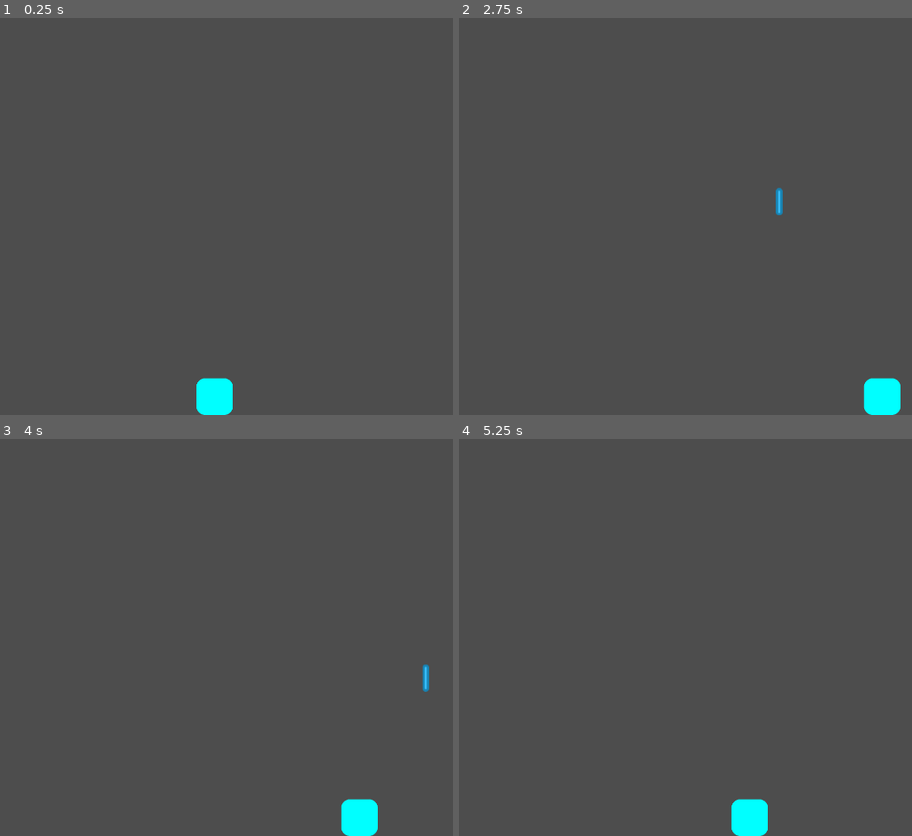
Above: before the commit, frames 1-4 (two rows, left to right).
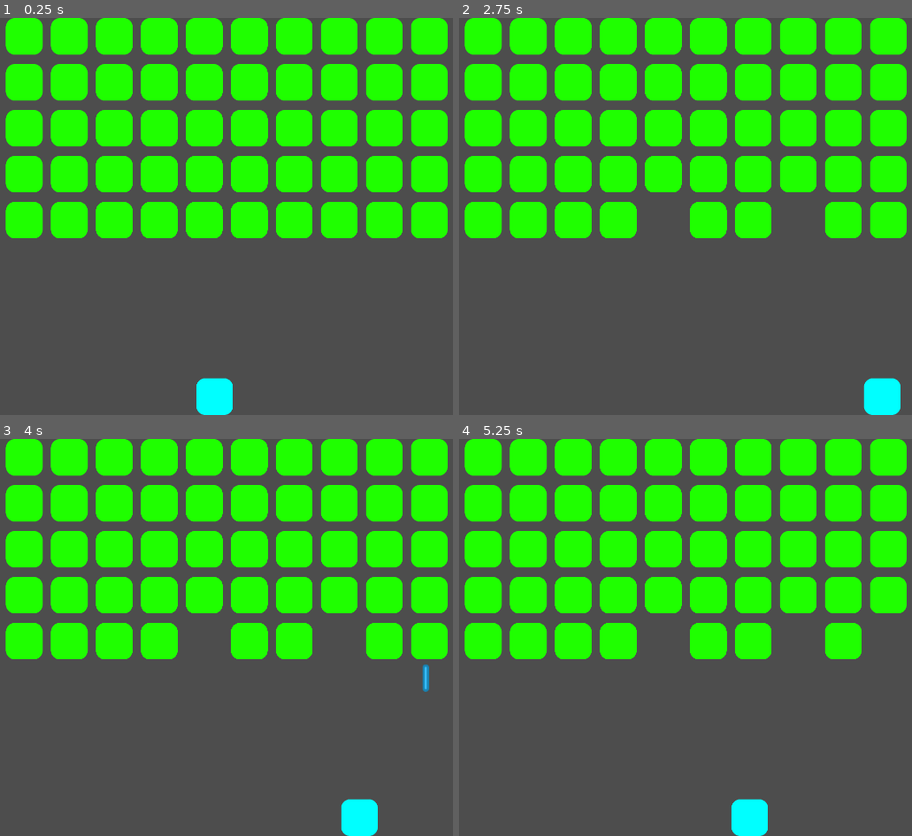
Above: after the commit, the same moments.

Repository: michael-j-coyne/space-defense
Game: Godot game, scene res://scenes/main.tscn
The game is run twice, just before and just after one commit, with the same random seed, the same clock (stepped at 60 frames per second) and the same inputs.
Inputs (mouse positions are in pixels of both pictures, inside the frame that each line leads up to):
- Up to frame 1 (0.25 s): no input
- Up to frame 2 (2.75 s): tap Enter (ui_accept) at 0.5, 0.77, 2 s; move the mouse to (844, 196) at 0.52 s; hold Right (ui_right) 0.53-1.25 s; hold Shift 0.53-1.25 s; click (844, 196) at 0.67 s; drag from (549, 236) to (780, 395) at 1.27 s; move the mouse to (757, 129) at 2.02 s; hold Right (ui_right) from 2.03 s (still down); tap Ctrl at 2.1 s
- Up to frame 3 (4 s): release Right (ui_right) at 2.75 s; drag from (194, 716) to (321, 617) at 2.77 s; tap Enter (ui_accept) at 3.5, 3.77 s; move the mouse to (443, 697) at 3.52 s; hold Left (ui_left) from 3.53 s (still down); tap Alt at 3.6 s
- Up to frame 4 (5.25 s): release Left (ui_left) at 4.25 s; drag from (477, 577) to (581, 538) at 4.27 s; move the mouse to (726, 637) at 5.02 s; hold Left (ui_left) from 5.03 s (still down); hold Shift from 5.03 s (still down); click (726, 637) at 5.17 s

The runs differ from the first frame. In frame 1, 36% of the frame differs, in the area x 1-99%, y 0-56%; in frame 2, 35%; in frame 3, 35%; in frame 4, 34%.

Commit message:
Add EnemyGrid as child of Main

Diff:
--- a/scenes/main.gd
+++ b/scenes/main.gd
@@ -1,4 +1,6 @@
 class_name Main extends Node
 
+@onready var enemy_spawn: EnemyGrid = get_node("EnemyGrid") as EnemyGrid
+
 func _ready() -> void:
-	pass
+	enemy_spawn.spawn_enemies()
--- a/scenes/main.tscn
+++ b/scenes/main.tscn
@@ -1,17 +1,14 @@
-[gd_scene load_steps=3 format=3 uid="uid://cw6yqb8txc3tr"]
+[gd_scene load_steps=4 format=3 uid="uid://cw6yqb8txc3tr"]
 
 [ext_resource type="Script" path="res://scenes/main.gd" id="1_hqko1"]
 [ext_resource type="PackedScene" uid="uid://db8fg8nkj0sgq" path="res://scenes/player.tscn" id="2_kr0qi"]
+[ext_resource type="PackedScene" uid="uid://bvmrysyho501e" path="res://scenes/enemy_grid.tscn" id="2_uiqiv"]
 
 [node name="Main" type="Node"]
 script = ExtResource("1_hqko1")
 
+[node name="EnemyGrid" parent="." instance=ExtResource("2_uiqiv")]
+position = Vector2(350, 2.08165e-12)
+
 [node name="Player" parent="." instance=ExtResource("2_kr0qi")]
 position = Vector2(917, 1030)
-
-[node name="EnemySpawnContainer" type="Control" parent="."]
-layout_mode = 3
-anchors_preset = 0
-offset_left = 350.0
-offset_right = 1550.0
-offset_bottom = 600.0
